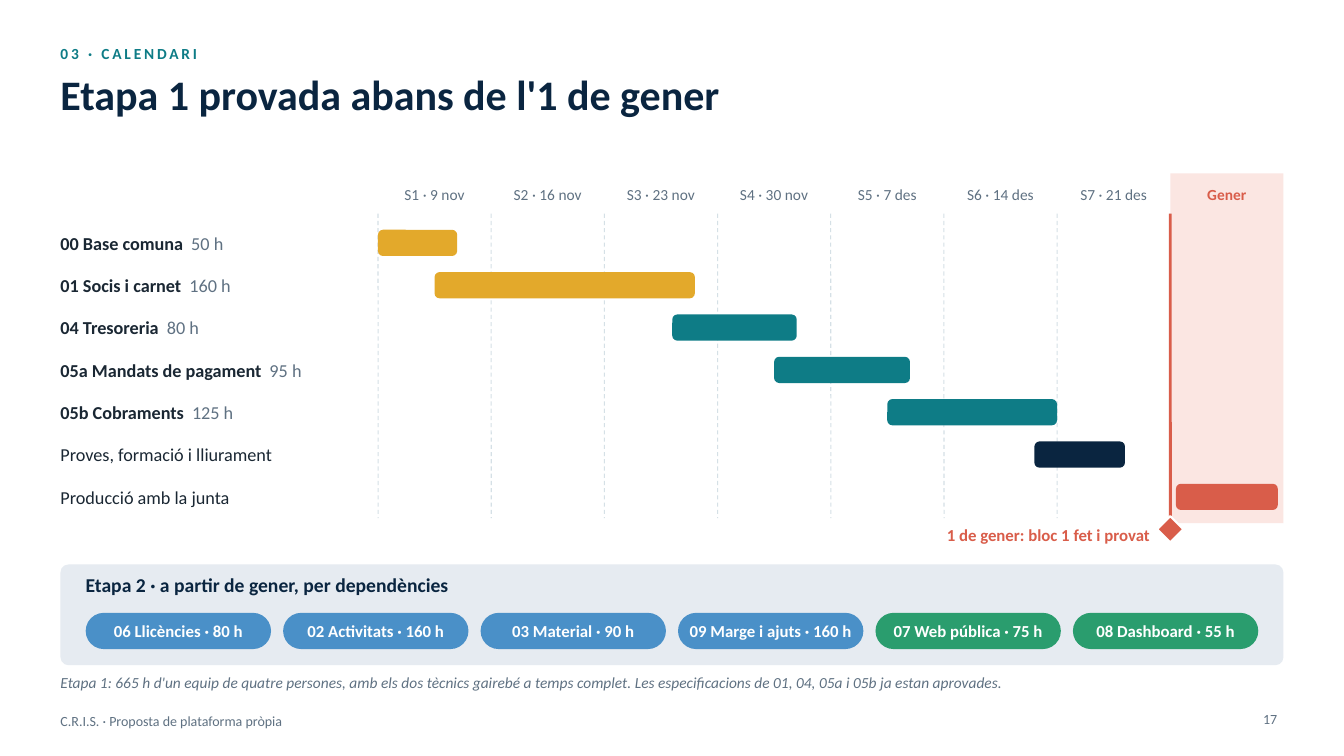
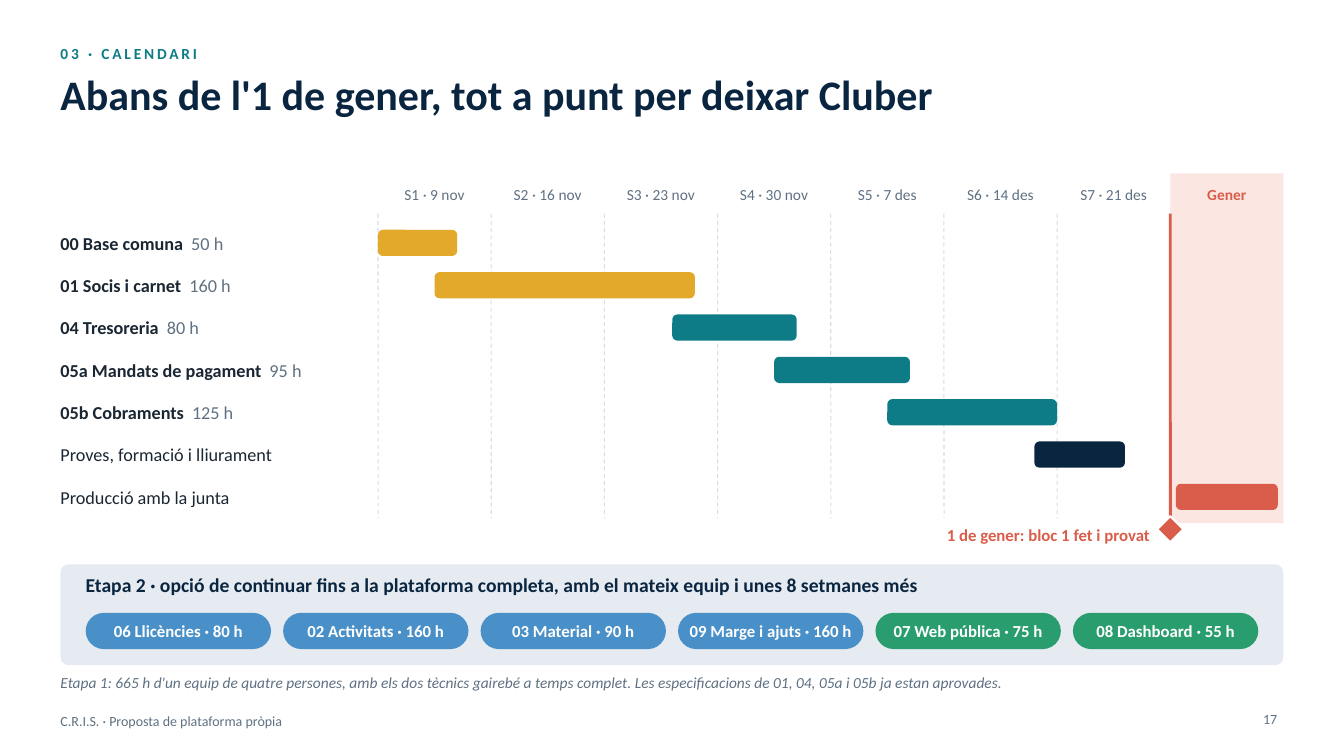
Before and after one commit to gerardtristan/Centre-de-Recuperacio-i-d-Investigacions-Submarines-App-Web, a slide deck: slide 17 of docs/entregues/Proposta-CRIS-plataforma.pptx. Drawn at 1344x756 pixels with LibreOffice and Linux fonts; fonts in the diff are those of the drawing; background and template pictures are left out. Boxes give left, top, right and bottom in pixels: in the first picture for what was removed or moved away, otherwise in the second. Text is boxed around its words. In the diff, an @@ line names an element or a change of style, - is before the commit and + after.

```diff
--- a/docs/entregues/Proposta-CRIS-plataforma.pptx
+++ b/docs/entregues/Proposta-CRIS-plataforma.pptx
@@ title at [60,80,933,117]: text changed @@
-Etapa 1 provada abans de l'1 de gener
+Abans de l'1 de gener, tot a punt per deixar Cluber
@@ text at [86,578,918,595]: text changed @@
-Etapa 2 · a partir de gener, per dependències
+Etapa 2 · opció de continuar fins a la plataforma completa, amb el mateix equip i unes 8 setmanes més
```
Also in this commit, not shown: 4 other slides changed, 1 other file.
